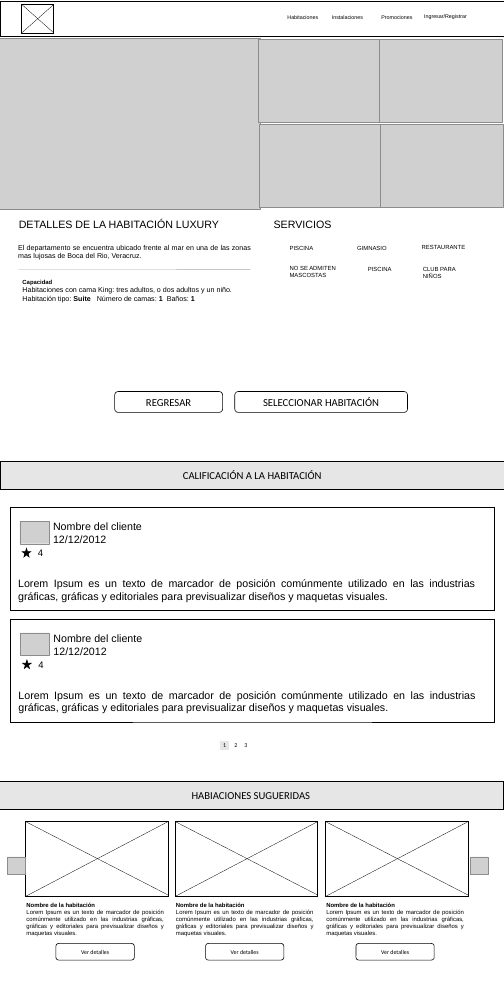
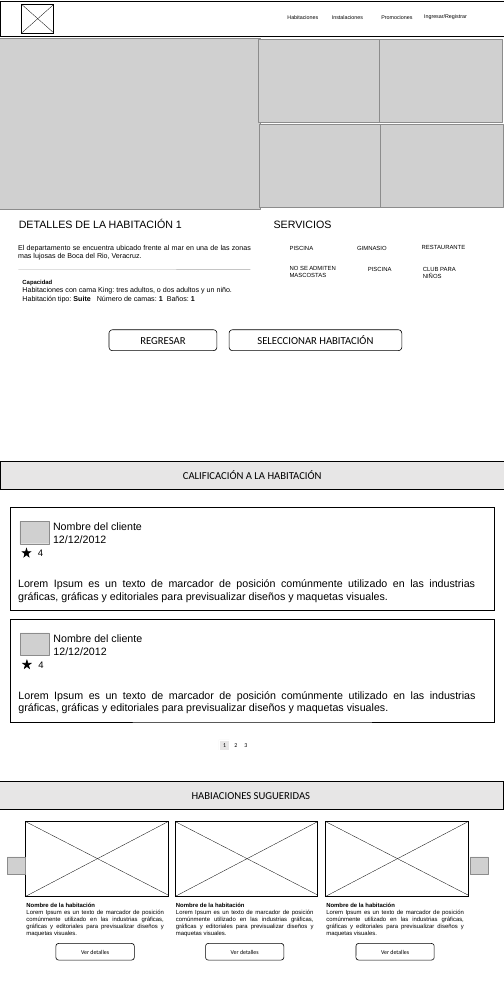
Before and after one commit to JosueYP/wireframe, a slide deck: slide 4 of wireframe/wireframe.ppt (slide 3 before the commit). Drawn at 504x1008 pixels with LibreOffice and Linux fonts; fonts in the diff are those of the drawing; grey boxes stand for pictures; background and template pictures are left out. Boxes give left, top, right and bottom in pixels: in the first picture for what was removed or moved away, otherwise in the second. Text is boxed around its words. In the diff, an @@ line names an element or a change of style, - is before the commit and + after.

```diff
--- a/wireframe/wireframe.ppt
+++ b/wireframe/wireframe.ppt
@@ text at [19, 220, 182, 228]: text changed @@
-DETALLES DE LA HABITACIÓN LUXURY
+DETALLES DE LA HABITACIÓN 1
@@ rounded rectangle "REGRESAR": place and size @@
-rounded rectangle "REGRESAR" at [115, 392, 223, 413]
+rounded rectangle "REGRESAR" at [109, 330, 217, 351]
@@ rounded rectangle "SELECCIONAR HABITACIÓN": place and size @@
-rounded rectangle "SELECCIONAR HABITACIÓN" at [235, 392, 408, 413]
+rounded rectangle "SELECCIONAR HABITACIÓN" at [229, 330, 402, 351]
```
Also in this commit, not shown: 10 other slides changed, 4 slides added, 2 slides removed.
